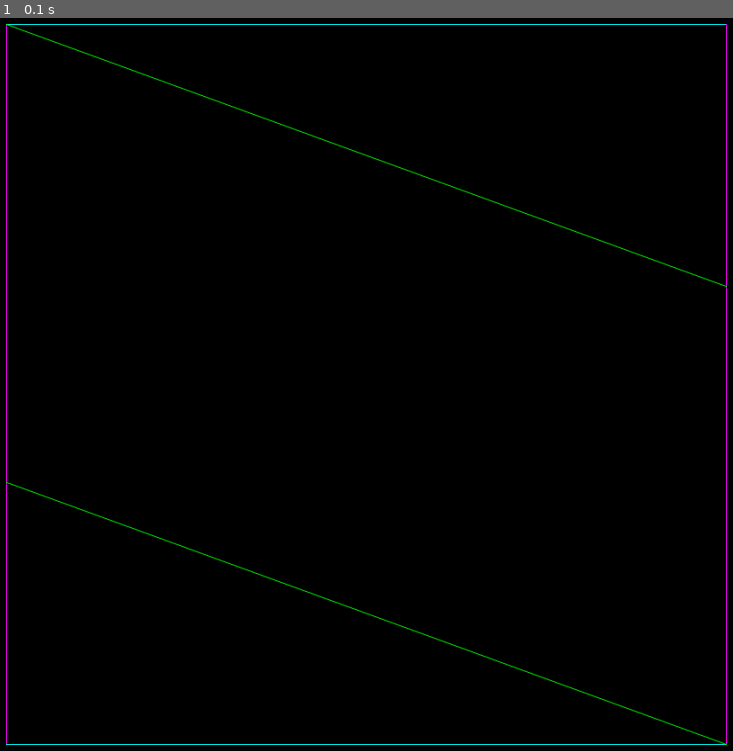
Above: before the commit, frame 1.
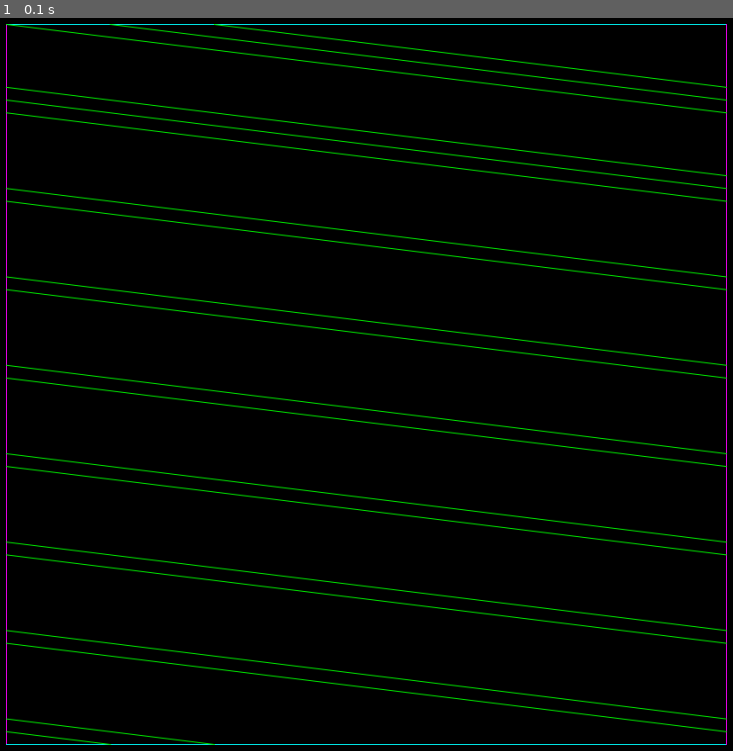
Above: after the commit, the same moment.

Repository: DoYouEvenStackSmash/planning-algorithms-exercises
Game: pygame game, started from src/ch4/manifold_project/manifold_driver.py
Two runs of this game, one before a commit and one after it. Both use one fixed random seed, a clock stepped at 60 frames per second and the inputs below.
Inputs:
- Up to frame 1 (0.1 s): no input

The runs differ from the first frame. In frame 1, 5.7% of the frame differs, in the area x 0-100%, y 0-100%.

Commit message:
added torus manifold

Diff:
--- a/src/ch4/manifold_project/manifold_driver.py
+++ b/src/ch4/manifold_project/manifold_driver.py
@@ -4,6 +4,7 @@
 from identification_objects import *
 from flat_cylinder_manifold import *
 from mobius_manifold import *
+from torus_manifold import *
 import sys
 import numpy as np
 import pygame
@@ -41,7 +42,8 @@
     frame_draw_line(screen, [by[2 * i], by[2 * i + 1]], colors["magenta"])
 
   # l = flat_cylinder(o, 60)
-  l = mobius_strip(o, 20)
+  # l = mobius_strip(o, 20)
+  l = torus(o, 7)
   # print(l)
   for i in l:
     frame_draw_line(screen, i, colors["green"])
--- /dev/null
+++ b/src/ch4/manifold_project/torus_manifold.py
@@ -0,0 +1,55 @@
+#!/usr/bin/python3
+
+from identification_objects import *
+
+def torus_x_identify(O, x):
+  if O.check_x_max(x):
+    return O.get_x_min()
+  return x
+
+def torus_y_identify(O, y):
+  if O.check_y_max(y):
+    return O.get_y_min()
+  return y
+
+def torus_next_segment(O, x_curr, y_curr, rad_angle):
+  x_curr = O.x_identify(O, x_curr)
+  y_curr = O.y_identify(O, y_curr)
+
+  # x_dist could overshoot x_max
+  x_dist = O.get_x_max() - O.get_x_min()
+  x_end = x_curr + x_dist
+  if not O.check_x_min(x_curr):
+    x_excess = x_end - O.get_x_max()
+    x_dist = x_dist - x_excess
+    x_end = x_curr + x_dist
+  # y_dist could overshoot y_max
+  y_dist = np.multiply(x_dist, np.tan(rad_angle))
+  y_end = y_curr + y_dist
+
+  if O.check_y_max(y_end):
+    y_excess = y_end - O.get_y_max()
+    y_dist = y_dist - y_excess
+    y_end = y_dist + y_curr # should equal y_max
+    x_dist = np.divide(y_dist, np.tan(rad_angle))
+  x_end = x_curr + x_dist
+  return ((x_curr, y_curr), (x_end, y_end))
+
+
+def torus(o, angle_degrees):
+  o.x_identify = lambda O,x: torus_x_identify(O, x)
+  # y_max_rules
+  # print(o.x_identify(o,.5))
+  o.y_identify = lambda O,y : torus_y_identify(O, y)
+  o.next_segment = lambda O, x_curr, y_curr, rad_angle: torus_next_segment(O, x_curr, y_curr, rad_angle)
+  lines = []
+  ox,oy = o.get_x_min(),o.get_y_min()
+  r = angle_degrees * np.pi / 180
+  counter = 0
+  while not o.end_flag and counter < 20:
+    lines.append(o.next_segment(o,ox,oy,r))
+    ox,oy = lines[-1][1]
+    counter+=1
+  for i in lines:
+    print(i)
+  return lines
